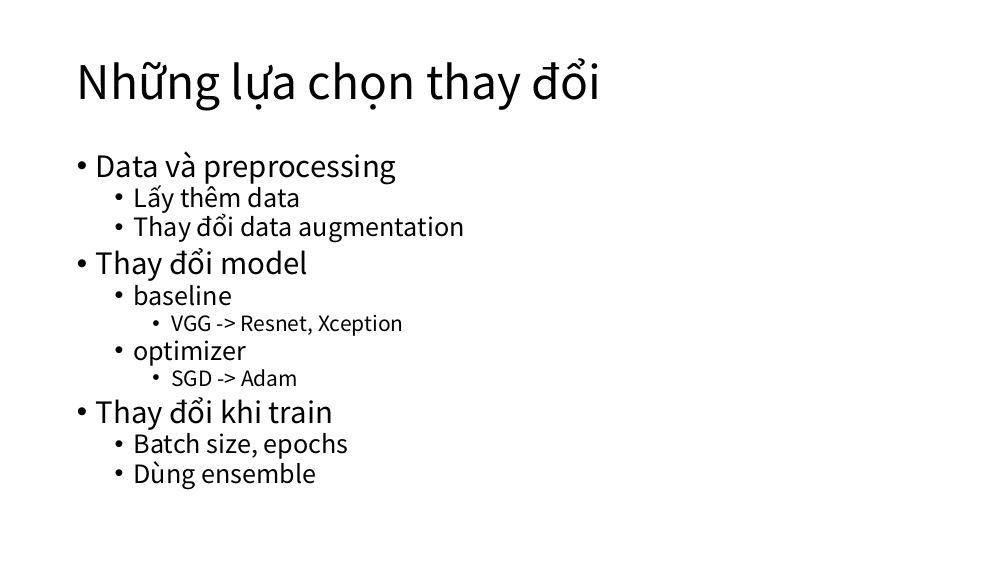
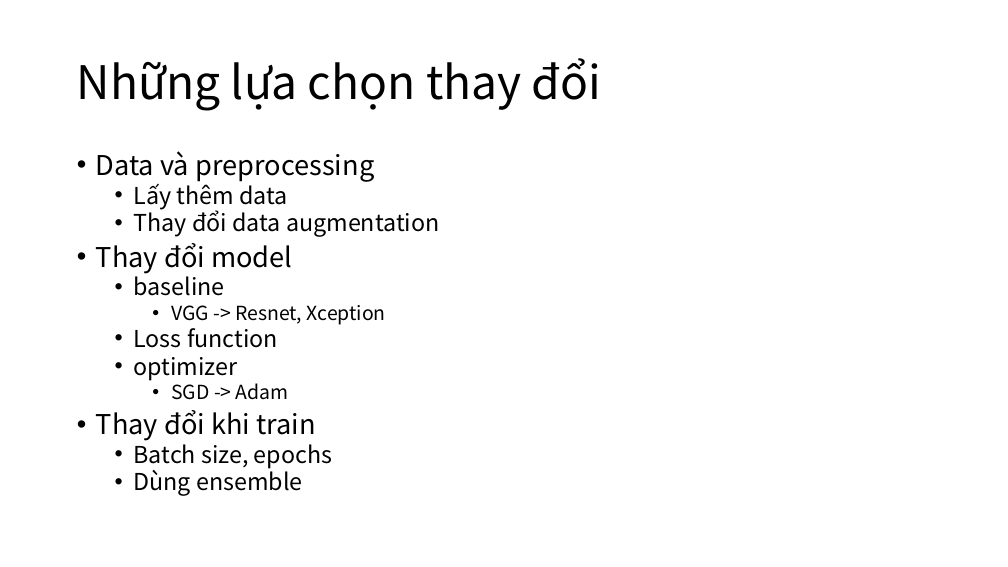
Before and after one commit to makotovnjp/Talent5OpenPose, a slide deck: slide 8 of doc/Talent5OpenPoseWeek3.pptx. Drawn at 1008x567 pixels with LibreOffice and Linux fonts; fonts in the diff are those of the drawing. Boxes give left, top, right and bottom in pixels: in the first picture for what was removed or moved away, otherwise in the second. Text is boxed around its words. In the diff, an @@ line names an element or a change of style, - is before the commit and + after.

```diff
--- a/doc/Talent5OpenPoseWeek3.pptx
+++ b/doc/Talent5OpenPoseWeek3.pptx
@@ text at (96, 151, 440, 496): size 28 to 25.9 pt in "Data và preprocessing", "Thay đổi model", "Thay đổi khi train"; size 24 to 22.2 pt in "Lấy thêm data", "Thay đổi data augmentation", "baseline", "optimizer" and 2 more places; size 20 to 18.5 pt in "VGG -> Resnet, Xception", "SGD -> Adam" @@
@@ text at (134, 328, 278, 348): paragraph added @@
+  • Loss function
```
Also in this commit, not shown: 1 slide added, 3 other files.
